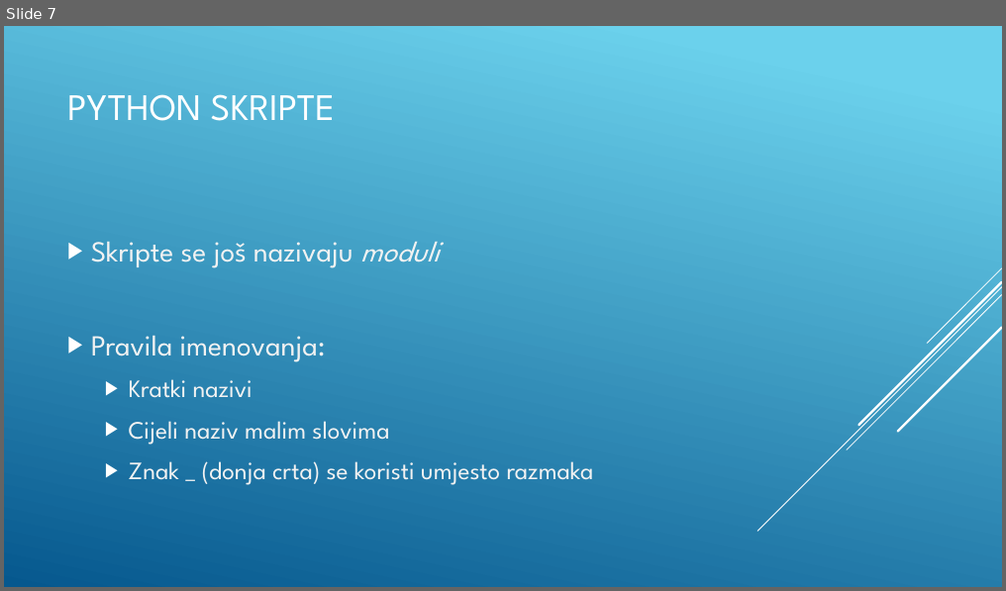
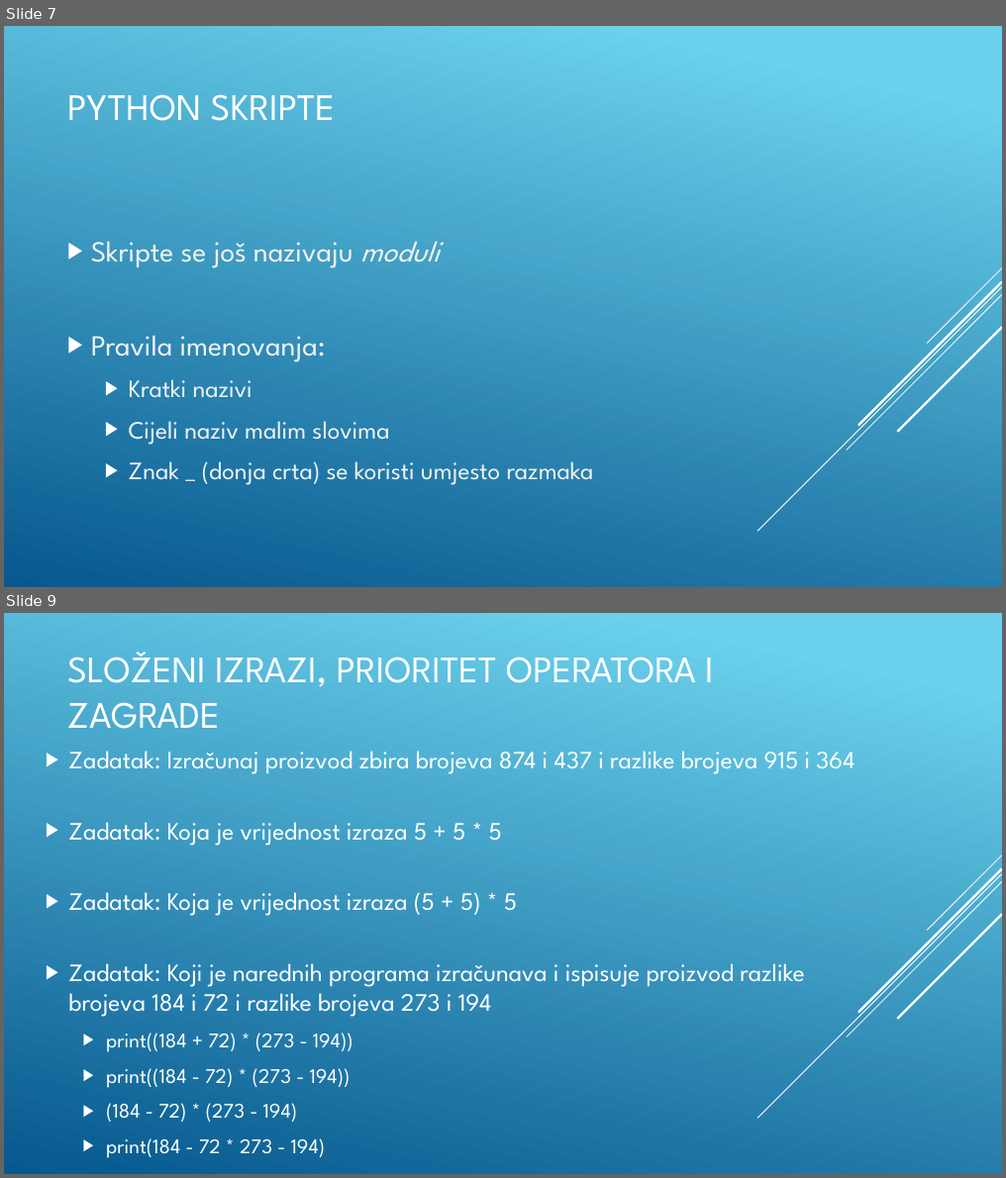
Before and after one commit to BaDnja/Kursevi, a slide deck: Python/Python-Osnovni-kurs/Izracunavanje/1-Osnovne aritmeticke operacije i primjena/Prezentacija.pptx. Shown one above the other, each under a label of ours: slide 7 before the commit, slides 7 and 9 after it; the slides between them are not shown. The pictures are 1006x591 and 1006x1178 pixels, drawn with LibreOffice and Linux fonts; fonts in the diff are those of the drawing. Boxes give left, top, right and bottom in pixels: in the first picture for what was removed or moved away, otherwise in the second. Text is boxed around its words. In the diff, an @@ line names an element or a change of style, - is before the commit and + after.

```diff
--- a/Python/Python-Osnovni-kurs/Izracunavanje/1-Osnovne aritmeticke operacije i primjena/Prezentacija.pptx
+++ b/Python/Python-Osnovni-kurs/Izracunavanje/1-Osnovne aritmeticke operacije i primjena/Prezentacija.pptx
@@ slide 9 added at (4, 613, 1002, 1174), background gradient #6ED2EB to #06588E; not listed: 5 template elements that a slide beside it also shows @@
@@ title added at (67, 652, 714, 729), 36 pt, text #FFFFFF @@
+SLOŽENI IZRAZI, PRIORITET OPERATORA I ZAGRADE
@@ text added at (68, 751, 854, 1158), 24 pt, text #FFFFFF @@
+▶ Zadatak: Izračunaj proizvod zbira brojeva 874 i 437 i razlike brojeva 915 i 364
+▶ Zadatak: Koja je vrijednost izraza 5 + 5 * 5
+▶ Zadatak: Koja je vrijednost izraza (5 + 5) * 5
+▶ Zadatak: Koji je narednih programa izračunava i ispisuje proizvod razlike brojeva 184 i 72 i razlike brojeva 273 i 194
+  ▶ print((184 + 72) * (273 - 194))
+  ▶ print((184 - 72) * (273 - 194))
+  ▶ (184 - 72) * (273 - 194)
+  ▶ print(184 - 72 * 273 - 194)
```
Also in this commit, not shown: 4 other slides added, 1 other file.
